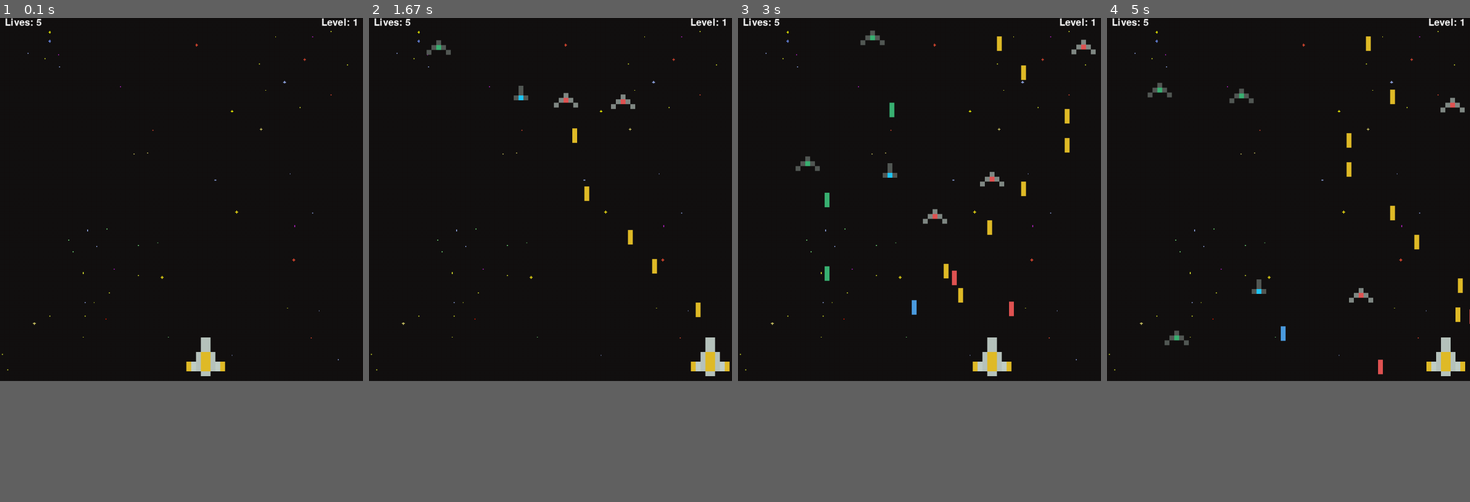
Above: before the commit, frames 1-4 (left to right).
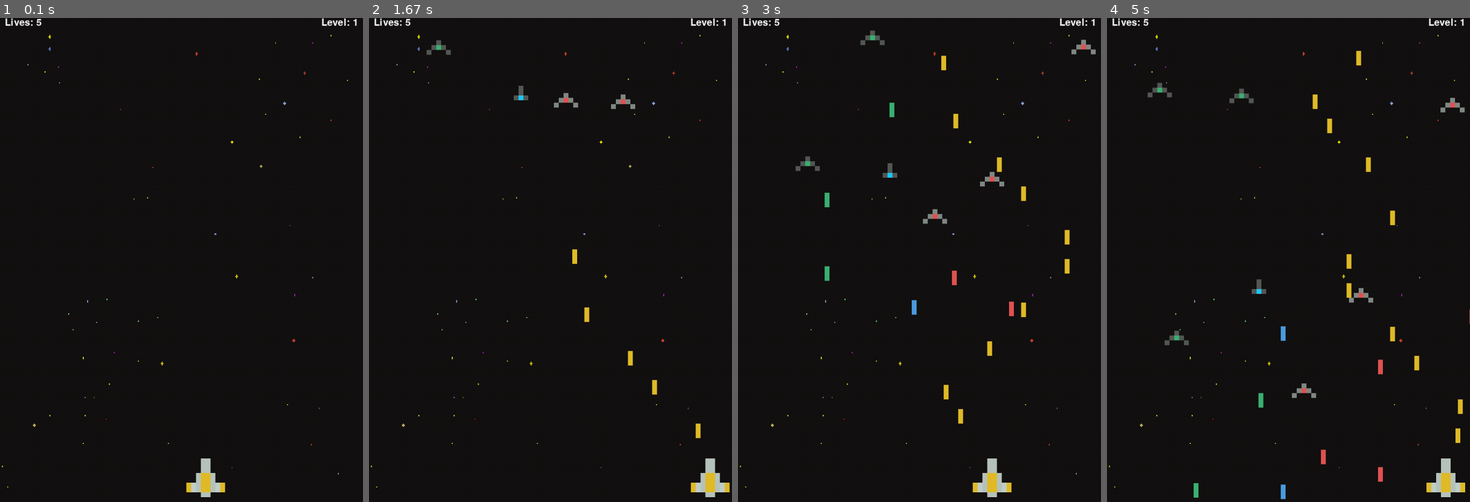
Above: after the commit, the same moments.

Repository: AmirmasoudCS/Pygame-Course
Game: pygame game, started from project_03/main.py
Two runs of this game, one before a commit and one after it. Both use one fixed random seed, a clock stepped at 60 frames per second and the inputs below.
Inputs:
- Up to frame 1 (0.1 s): no input
- Up to frame 2 (1.67 s): tap Space at 0.33, 0.73, 1.03, 1.23, 1.53 s; hold Right 0.67-1.13 s; hold Right 1.17-1.63 s
- Up to frame 3 (3 s): hold Left 1.67-2.2 s; tap Space at 1.73, 2.03, 2.3, 2.6, 2.73 s; hold Left 2.23-2.63 s; hold Right from 2.67 s (still down)
- Up to frame 4 (5 s): tap Space at 3.03, 3.4, 3.7, 3.9, 4.2, 4.4, 4.7, 4.9 s; release Right at 3.3 s; hold Left 3.33-3.8 s; hold Right 3.83-4.3 s; hold Right 4.33-4.8 s; hold Left from 4.83 s (still down)
In our replay, the window is 675x675 before the commit and 675x900 after it. These sizes can differ from the game's own. Grey fills any space a smaller window leaves; there, only what the larger window draws over its background counts as a difference.

The runs differ from the first frame. In frame 1, 1.1% of the frame differs, in the area x 0-96%, y 2-99%; in frame 2, 1.5%; in frame 3, 1.8%; in frame 4, 2.1%, in the area x 0-99%, y 2-100%.

Commit message:
Inreasing the height of the window of the game

Diff:
--- a/project_03/main.py
+++ b/project_03/main.py
@@ -27,7 +27,7 @@
 FPS = 60
 
 WIDTH = 750
-HEIGHT = 750
+HEIGHT = 1000
 
 WIN = pygame.display.set_mode((WIDTH, HEIGHT))
 pygame.display.set_caption("Space Shooter")
